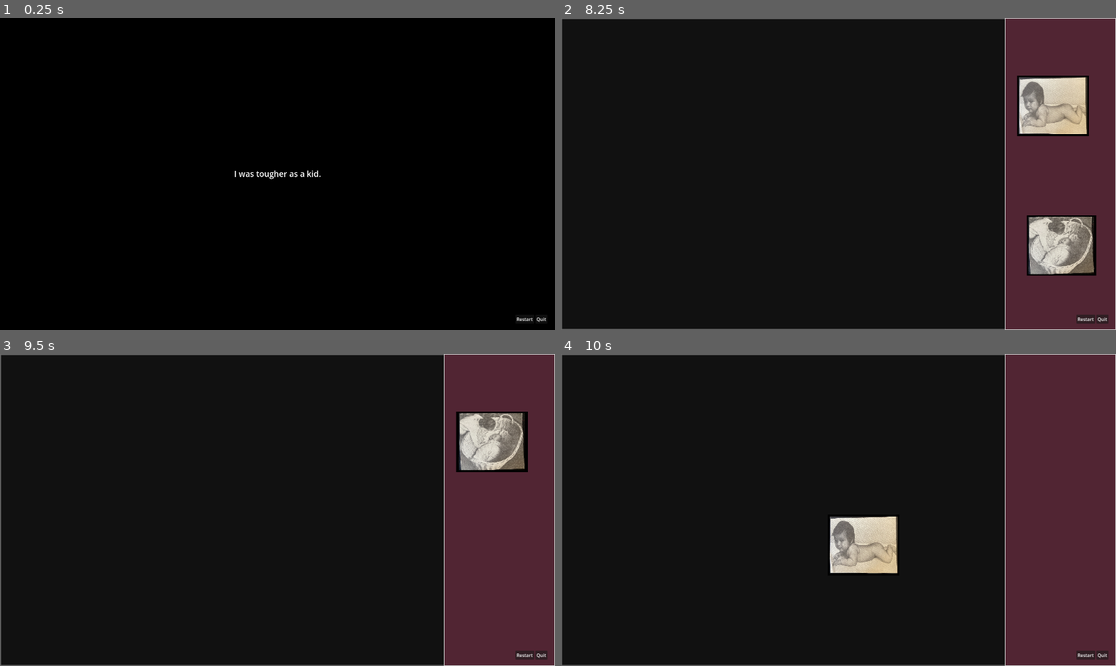
Above: before the commit, frames 1-4 (two rows, left to right).
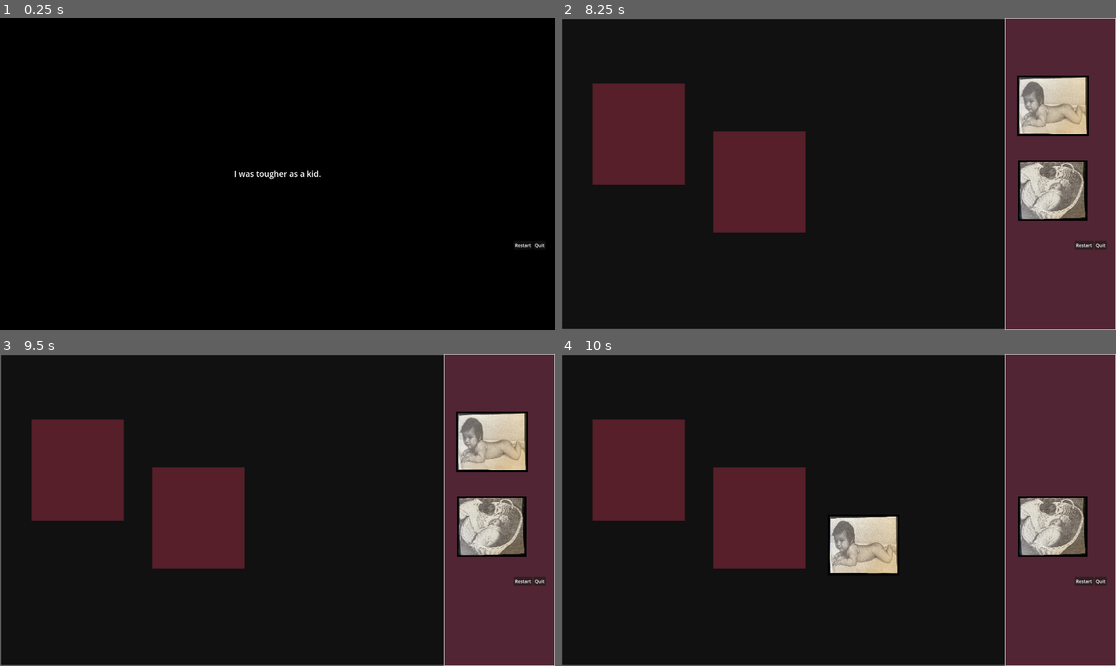
Above: after the commit, the same moments.

Repository: small-ram/with-beautiful-scars
Game: Godot game, scene res://Scenes/Main.tscn
Same seed, same stepped clock (60 frames per second), same inputs: the game is played once before the commit and once after it.
Inputs (mouse positions are in pixels of both pictures, inside the frame that each line leads up to):
- Up to frame 1 (0.25 s): no input
- Up to frame 2 (8.25 s): click "Restart" at 0.5 s; click "Restart" at 1.25 s; click "Restart" at 2 s; tap Enter at 2.75, 4.25, 5.75 s; drag from (838, 174) to (633, 261) at 2.77 s; tap Space at 3.5, 5, 6.5 s; drag from (727, 189) to (633, 261) at 3.52 s; move the mouse to (894, 105) at 4.27 s; click (894, 105) at 4.42 s; drag from (810, 236) to (672, 127) at 5.02 s; move the mouse to (1005, 220) at 5.77 s; click (1005, 220) at 5.92 s; drag from (672, 127) to (755, 96) at 6.52 s; move the mouse to (866, 174) at 7.27 s; click (866, 174) at 7.42 s; drag from (755, 96) to (633, 261) at 8.02 s
- Up to frame 3 (9.5 s): drag from (499, 581) to (493, 441) at 8.77 s
- Up to frame 4 (10 s): drag from (1054, 441) to (866, 544) at 9.52 s

The runs differ from the first frame. In frame 1, less than 0.1% of the frame differs, in the area x 92-99%, y 72-98%; in frame 2, 16%, in the area x 5-99%, y 20-98%; in frame 3, 15%; in frame 4, 14%.

Commit message:
upraveno rozliseni a zvyrazneni snap areas

Diff:
--- a/Scenes/Main.tscn
+++ b/Scenes/Main.tscn
@@ -57,7 +57,7 @@
 [node name="PhotoStack" type="Node2D" parent="Gameplay"]
 
 [node name="photo_crib" parent="Gameplay/PhotoStack" instance=ExtResource("2_r0v0p")]
-position = Vector2(1729, 785)
+position = Vector2(1699, 595)
 memory_id = "mem_crib"
 snap_radius = 200.0
 
@@ -111,12 +111,12 @@
 theme_override_constants/margin_bottom = 20
 
 [node name="mem_crib" parent="UI/WorkspaceLayer/WorkspacePanel/MarginContainer" instance=ExtResource("1_pt8x6")]
-position = Vector2(180, 425)
+position = Vector2(198, -13)
 scale = Vector2(10, 10)
 memory_id = "mem_crib"
 
 [node name="mem_horse" parent="UI/WorkspaceLayer/WorkspacePanel/MarginContainer" instance=ExtResource("1_pt8x6")]
-position = Vector2(976, 246)
+position = Vector2(616, 153)
 scale = Vector2(10, 10)
 memory_id = "mem_horse"
 
@@ -145,10 +145,10 @@
 
 [node name="ButtonBar" type="HBoxContainer" parent="UI/ButtonLayer"]
 z_index = 19
-offset_left = 1783.0
-offset_top = 1027.0
-offset_right = 1894.0
-offset_bottom = 1058.0
+offset_left = 1777.0
+offset_top = 771.0
+offset_right = 1888.0
+offset_bottom = 802.0
 script = ExtResource("4_0sev1")
 
 [node name="RestartBtn" type="Button" parent="UI/ButtonLayer/ButtonBar"]
--- a/Scenes/MemorySlot.tscn
+++ b/Scenes/MemorySlot.tscn
@@ -17,8 +17,14 @@
 offset_right = 184.0
 offset_bottom = 183.0
 scale = Vector2(0.158153, 0.175011)
+mouse_filter = 2
 metadata/_edit_use_anchors_ = true
 
 [node name="CollisionShape2D" type="CollisionShape2D" parent="."]
 position = Vector2(0, 0.5)
 shape = SubResource("RectangleShape2D_aiuo1")
+
+[node name="SlotHighlight" type="Polygon2D" parent="."]
+z_index = 22
+color = Color(0.8, 0.219608, 0.321569, 0.372549)
+polygon = PackedVector2Array(16, -17, 16, 18, -16, 18, -16, -17)
Not shown, added: docs/index.apple-touch-icon.png.import
Binary file changed: docs/index.icon.png
Not shown, added: docs/index.icon.png.import
Not shown, added: docs/index.png.import
Not shown, changed: docs/index.html
Not shown, changed: docs/index.pck
